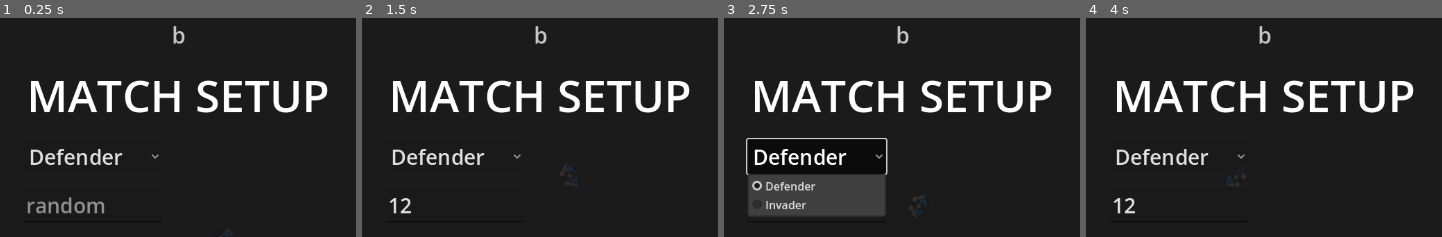
Above: before the commit, frames 1-4 (left to right).
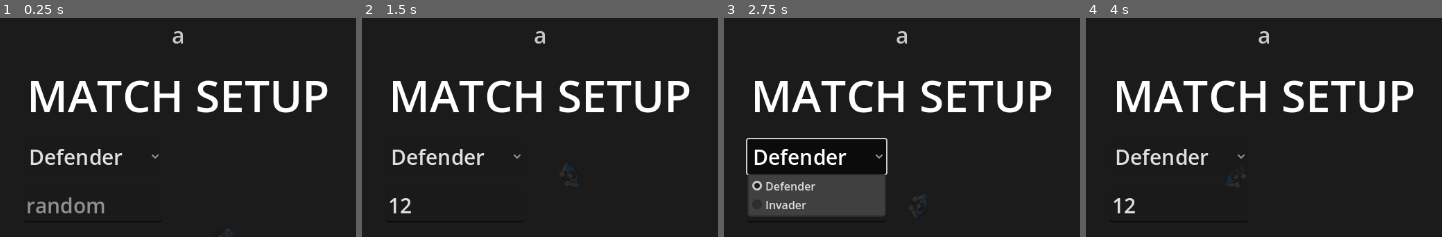
Above: after the commit, the same moments.

Repository: AnthonyThomasson/Example-Godot
Game: Godot game, scene res://scenes/main.tscn
Same seed, same stepped clock (60 frames per second), same inputs: the game is played once before the commit and once after it.
Inputs (mouse positions are % of the whole screen's width and height, from its top left):
- Up to frame 1 (0.25 s): no input
- Up to frame 2 (1.5 s): click (36, 50) at 0.52 s; type "12" at 0.6 s; click "Start" at 1.25 s
- Up to frame 3 (2.75 s): click "Defender" at 2 s
- Up to frame 4 (4 s): click "Random" at 2.75 s; click "Random" at 3.5 s
The pictures show only the part of the screen within x 23-73%, y 8-57%; the shares and areas given below are measured in that part.

The runs differ from the first frame. In frame 1, 0.2% of the frame differs, in the area x 48-52%, y 3-12%; in frame 2, 0.2%; in frame 3, 0.2%; in frame 4, 0.2%.

Commit message:
Make metal hits heavier and remove the last floor rings
Bullets striking metal now carry more low body: the metal material has a
heft that boosts the thud and turns the ring down on a non-ricochet hit,
and its level is up 1 dB. Ricochets still ring.

Slate tile floors (the stone surface) lost their ring layer, matching the
wood and tile floors, and sit 3 dB quieter, so no floor surface pings.

Co-Authored-By: Claude Haiku 5.5 <noreply@anthropic.com>

Diff:
--- a/scenes/audio/sound_bank.gd
+++ b/scenes/audio/sound_bank.gd
@@ -55,11 +55,12 @@
 ## What a struck material sounds like. hard = rings and throws a bullet back with a ping (soft materials whip
 ## instead); thump = how much low body a hit has (0 = none, 1 = all); modes / amps / decays = the partials it
 ## rings at (Hz, relative level, decay s); lp = the cut-off of its noise (Hz); grit = how long the crack of the
-## hit lasts (s); db = its level trim (the synth normalizes every sound, so quiet materials say so here).
+## hit lasts (s); heft = optional extra weight (default 0): more low body, a longer thud, the struck ring turned down
+## (a ricochet still rings); db = its level trim (the synth normalizes every sound, so quiet materials say so here).
 const MATERIALS := {
 	"wood": { "hard": false, "db": 0.0, "thump": 0.6, "modes": [210.0, 380.0, 690.0], "amps": [1.0, 0.6, 0.4],
 		"decays": [0.045, 0.03, 0.02], "lp": 2800.0, "grit": 0.020 },
-	"metal": { "hard": true, "db": 1.0, "thump": 0.15, "modes": [620.0, 1480.0, 2330.0, 3410.0], "amps": [1.0, 0.8, 0.6, 0.4],
+	"metal": { "hard": true, "db": 2.0, "thump": 0.15, "heft": 0.9, "modes": [620.0, 1480.0, 2330.0, 3410.0], "amps": [1.0, 0.8, 0.6, 0.4],
 		"decays": [0.22, 0.18, 0.14, 0.10], "lp": 7000.0, "grit": 0.008 },
 	"glass": { "hard": true, "db": 0.0, "thump": 0.05, "modes": [1900.0, 3100.0, 4700.0], "amps": [1.0, 0.7, 0.5],
 		"decays": [0.16, 0.12, 0.09], "lp": 9500.0, "grit": 0.006 },
@@ -89,8 +90,7 @@
 const FOOTSTEPS := {
 	"wood": { "db": -3.0, "thump": [102.0, 56.0, 0.052, 1.0], "scuff": [1300.0, 140.0, 0.020, 0.34] },
 	"tile": { "db": -3.0, "thump": [112.0, 66.0, 0.042, 1.0], "scuff": [1300.0, 180.0, 0.015, 0.30] },
-	"stone": { "db": 1.0, "thump": [115.0, 72.0, 0.034, 1.0], "scuff": [2000.0, 200.0, 0.016, 0.42],
-		"ring": { "freqs": [330.0], "amps": [1.0], "decays": [0.045], "gain": 0.25 } },
+	"stone": { "db": -3.0, "thump": [115.0, 72.0, 0.034, 1.0], "scuff": [1300.0, 200.0, 0.016, 0.32] },
 	"concrete": { "db": 0.0, "thump": [105.0, 64.0, 0.030, 1.0], "scuff": [2000.0, 220.0, 0.020, 0.45] },
 	"carpet": { "db": -6.0, "thump": [95.0, 62.0, 0.030, 0.65], "scuff": [750.0, 0.0, 0.030, 0.45] },
 	"outdoor": { "db": -2.0, "thump": [90.0, 58.0, 0.040, 0.9], "scuff": [1600.0, 180.0, 0.040, 0.5], "again": 0.028 },
@@ -241,6 +241,7 @@
 	var sub: float = b["sub"] if outcome != "punch" else 0.0
 	var hard: bool = m["hard"]
 	var thump: float = m["thump"]
+	var heft: float = m.get("heft", 0.0) if outcome != "punch" else 0.0
 	var grit: float = m["grit"]
 	var lp: float = m["lp"]
 	# How hard the material rings in this outcome: a ricochet off something hard keeps ringing, one off
@@ -258,6 +259,7 @@
 			ring_gain = 0.4
 	if hard and outcome != "ricochet":
 		ring_gain *= 0.7  # a hard thing struck without glancing off rings less than it thuds
+		ring_gain *= 1.0 - 0.35 * heft
 	var layers := []
 	var length := 0.12
 	var freqs: Array = []
@@ -275,8 +277,8 @@
 		"lp": lp, "hp": 120.0, "attack": 0.0004 })
 	# Every hit has weight, whatever it struck: a low thump (the material only decides how much of it), and under a
 	# heavier round a deep boom as well. This is what makes a strong hit land as one rather than ring thinly.
-	layers.append({ "type": "tone", "gain": (0.65 + 0.35 * thump) * body, "freq": 150.0 * pitch,
-		"freq_end": 55.0 * pitch, "sweep": 0.018, "decay": 0.06 + 0.03 * thump + 0.03 * body })
+	layers.append({ "type": "tone", "gain": (0.65 + 0.35 * thump) * body * (1.0 + 0.8 * heft), "freq": 150.0 * pitch,
+		"freq_end": 55.0 * pitch, "sweep": 0.018, "decay": 0.06 + 0.03 * thump + 0.03 * body + 0.04 * heft })
 	if sub > 0.0:
 		layers.append({ "type": "tone", "gain": sub * (0.8 + 0.4 * thump), "freq": 72.0 * pitch, "freq_end": 40.0 * pitch,
 			"sweep": 0.03, "decay": 0.07 + 0.05 * sub })
Not shown, changed: .claude/skills/domain-audio/SKILL.md
